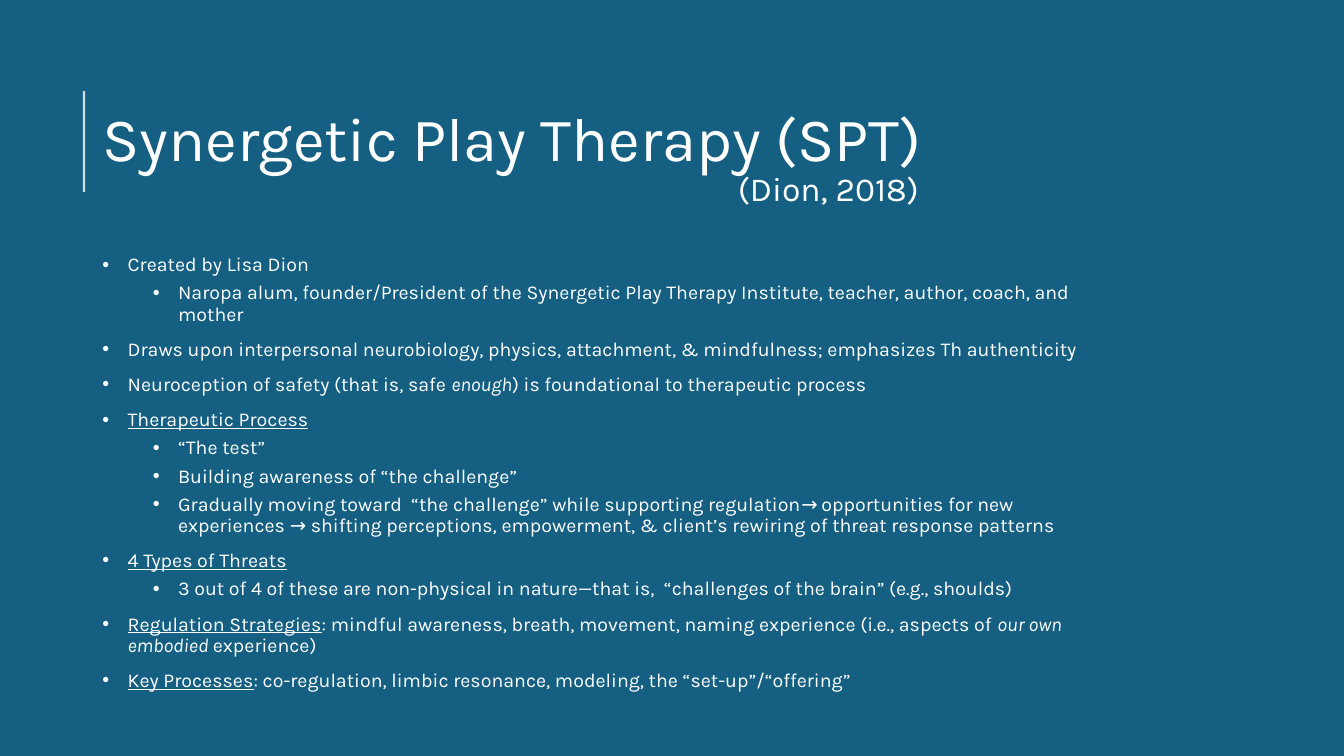
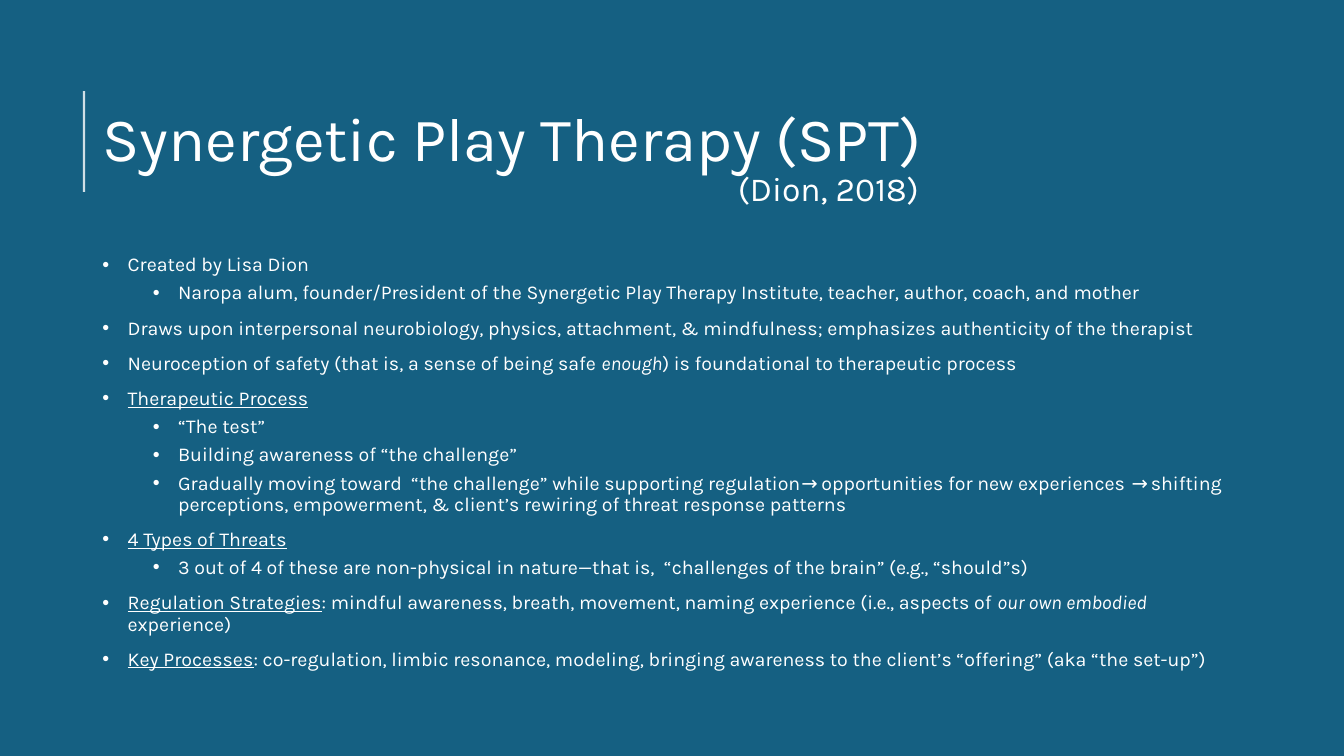
Before and after one commit to gurumojo/presentation-archive, a slide deck: slide 10 of archive/kb/capstone-slides.pptx. Drawn at 1344x756 pixels with LibreOffice and Linux fonts; fonts in the diff are those of the drawing. Boxes give left, top, right and bottom in pixels: in the first picture for what was removed or moved away, otherwise in the second. Text is boxed around its words. In the diff, an @@ line names an element or a change of style, - is before the commit and + after.

```diff
--- a/archive/kb/capstone-slides.pptx
+++ b/archive/kb/capstone-slides.pptx
@@ text at bbox=[128, 321, 1193, 375]: text changed @@
-• Draws upon interpersonal neurobiology, physics, attachment, & mindfulness; emphasizes Th authenticity
-• Neuroception of safety (that is, safe enough) is foundational to therapeutic process
+• Draws upon interpersonal neurobiology, physics, attachment, & mindfulness; emphasizes authenticity of the therapist
+• Neuroception of safety (that is, a sense of being safe enough) is foundational to therapeutic process
@@ text at bbox=[178, 560, 1028, 579]: text changed @@
-  • 3 out of 4 of these are non-physical in nature—that is, “challenges of the brain” (e.g., shoulds)
+  • 3 out of 4 of these are non-physical in nature—that is, “challenges of the brain” (e.g., “should”s)
@@ text at bbox=[128, 652, 1206, 671]: text changed @@
-• Key Processes: co-regulation, limbic resonance, modeling, the “set-up”/“offering”
+• Key Processes: co-regulation, limbic resonance, modeling, bringing awareness to the client’s “offering” (aka “the set-up”)
```
Also in this commit, not shown: 22 other slides changed.
